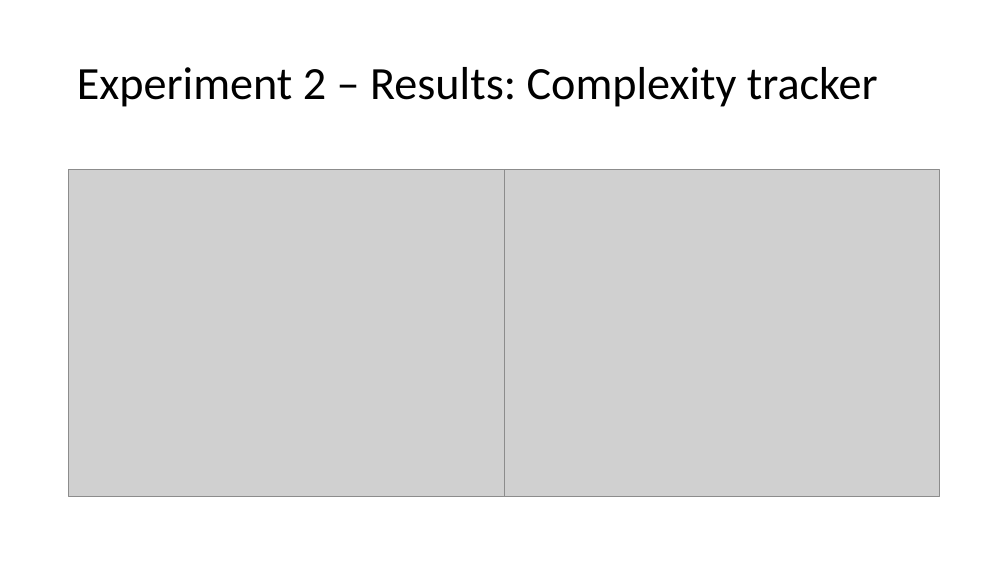
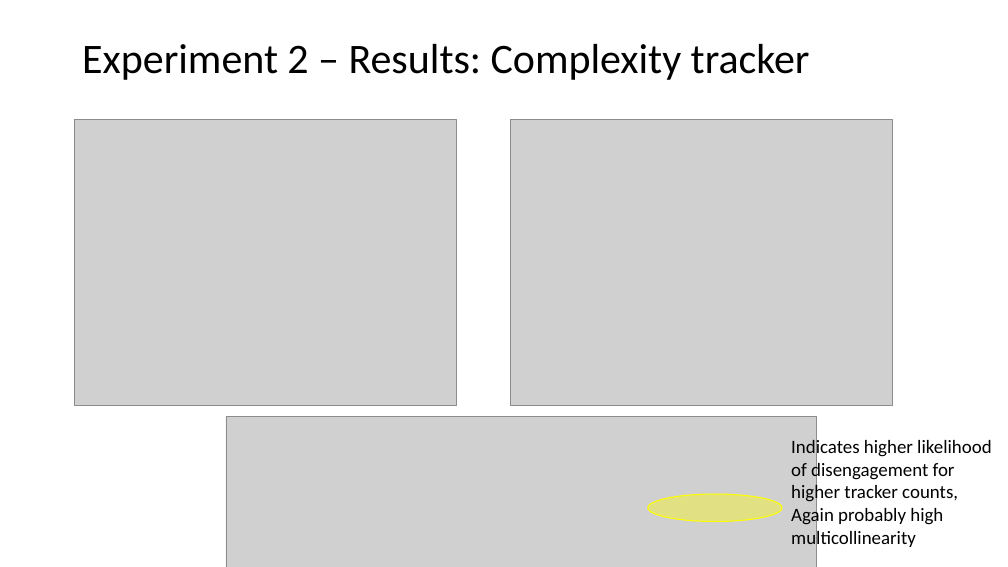
Before and after one commit to sradkani/CoCoSci, a slide deck: slide 30 of summary:papers/CogSci attempt.pptx (slide 26 before the commit). Drawn at 1008x567 pixels with LibreOffice and Linux fonts; fonts in the diff are those of the drawing; grey boxes stand for pictures. Boxes give left, top, right and bottom in pixels: in the first picture for what was removed or moved away, otherwise in the second. Text is boxed around its words. In the diff, an @@ line names an element or a change of style, - is before the commit and + after.

```diff
--- a/summary:papers/CogSci attempt.pptx
+++ b/summary:papers/CogSci attempt.pptx
@@ title "Experiment 2 – Results: Complexity ..." moved from (x1=77, y1=67, x2=878, y2=107) to (x1=82, y1=44, x2=810, y2=80) @@
@@ title "Experiment 2 – Results: Complexity ..." at (x1=82, y1=44, x2=810, y2=80): size 44 to 40 pt @@
@@ picture resized from (x1=68, y1=169, x2=504, y2=496) to (x1=75, y1=119, x2=457, y2=406) @@
@@ picture resized from (x1=504, y1=169, x2=940, y2=496) to (x1=510, y1=119, x2=892, y2=406) @@
@@ picture added at (x1=226, y1=417, x2=816, y2=567) @@
@@ text added at (x1=791, y1=437, x2=991, y2=549), 18 pt, text #000000 @@
+Indicates higher likelihood of disengagement for higher tracker counts,
+Again probably high multicollinearity
@@ ellipse added at (x1=648, y1=494, x2=783, y2=521), fill #FFFF00 at 37% opacity, outline #FFFF00 1 pt @@
```
Also in this commit, not shown: 12 other slides changed, 8 slides added, 7 slides removed, 23 other files.
